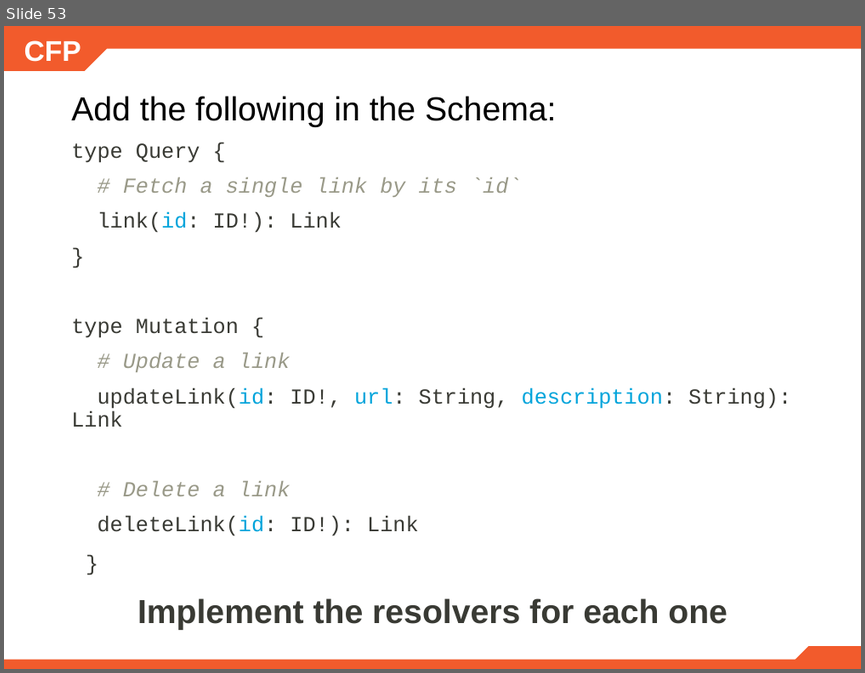
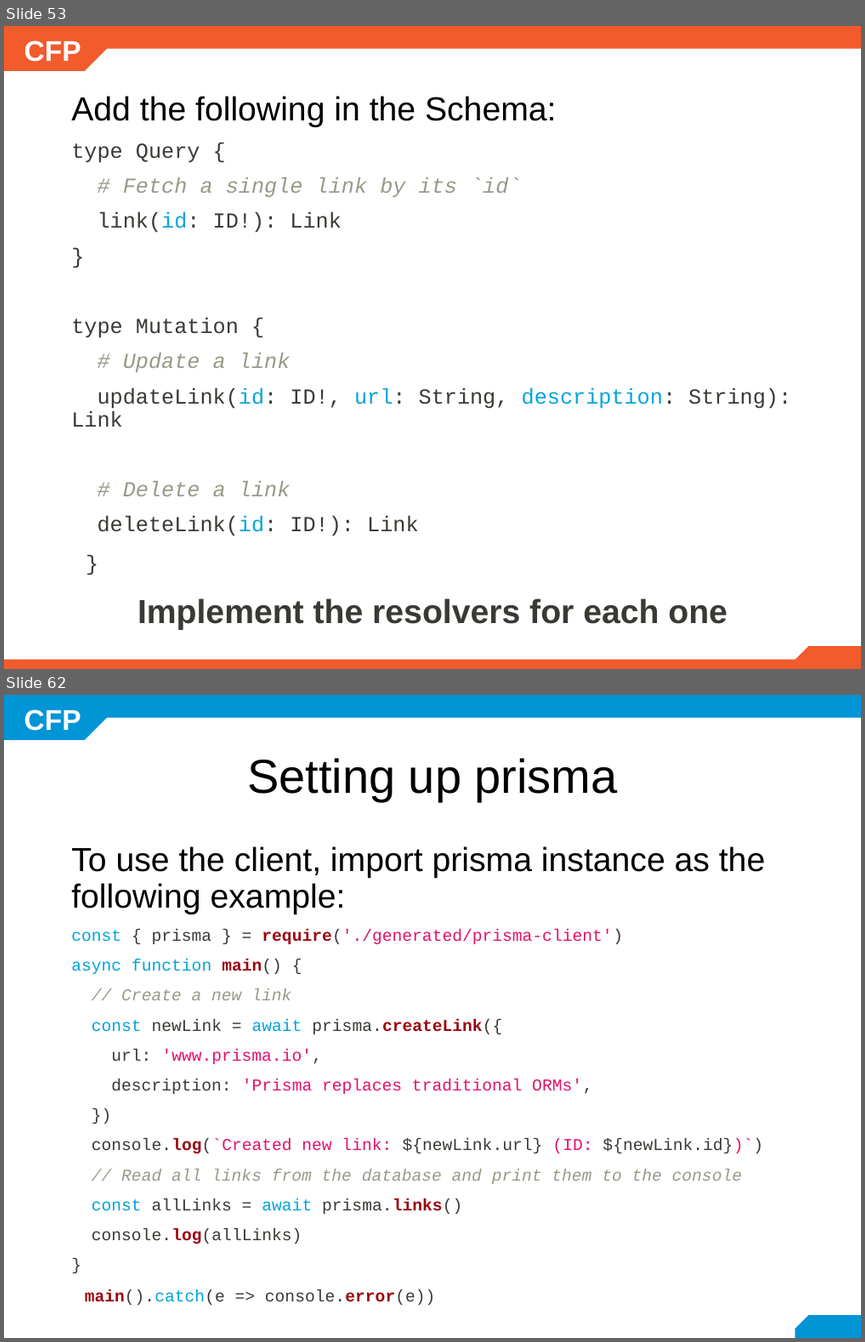
Before and after one commit to mariela21180/cfp-2019, a slide deck: modulo6/6.3.1/- GraphQL.pptx. Shown one above the other, each under a label of ours: slide 53 before the commit, slides 53 and 62 after it; the slides between them are not shown. The pictures are 865x673 and 865x1342 pixels, drawn with LibreOffice and Linux fonts; fonts in the diff are those of the drawing; background and template pictures are left out. Boxes give left, top, right and bottom in pixels: in the first picture for what was removed or moved away, otherwise in the second. Text is boxed around its words. In the diff, an @@ line names an element or a change of style, - is before the commit and + after.

```diff
--- a/modulo6/6.3.1/- GraphQL.pptx
+++ b/modulo6/6.3.1/- GraphQL.pptx
@@ slide 62 added at <box>4,695,861,1338</box>, background #FFFFFF; not listed: 1 template element that a slide beside it also shows @@
@@ snip rect added at <box>4,695,107,740</box>, fill #0195D6 @@
@@ rectangle added at <box>100,695,861,718</box>, fill #0195D6 @@
@@ title added at <box>247,758,618,801</box>, 40 pt, text #000000 @@
+Setting up prisma
@@ text added at <box>71,846,765,1304</box>, 14 pt, text #393A34 @@
+To use the client, import prisma instance as the following example:
+const { prisma } = require('./generated/prisma-client')
+async function main() {
+// Create a new link
+const newLink = await prisma.createLink({
+url: 'www.prisma.io',
+description: 'Prisma replaces traditional ORMs',
+})
+console.log(`Created new link: ${newLink.url} (ID: ${newLink.id})`)
+// Read all links from the database and print them to the console
+const allLinks = await prisma.links()
+console.log(allLinks)
+}
+main().catch(e => console.error(e))
@@ snip rect added at <box>794,1315,861,1338</box>, fill #0195D6 @@
```
Also in this commit, not shown: 1 slide changed, 38 other slides added, 1 other file.
